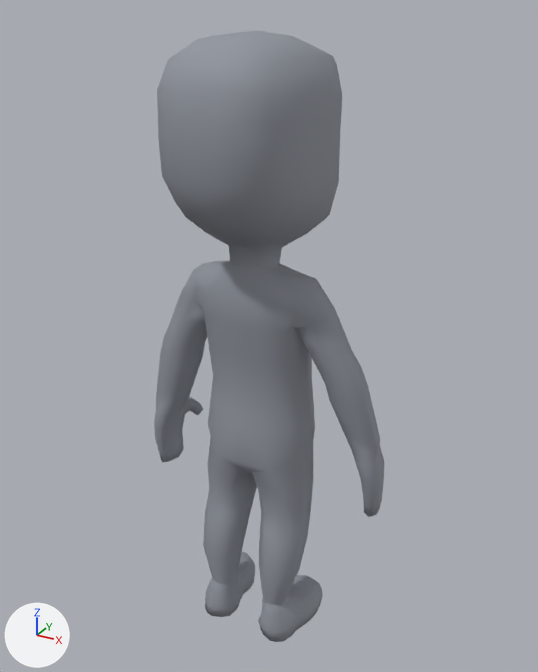
A saved change to the glTF model unity/Assets/Art/EarlyGame/staff-kit/staff-researcher-idle.glb.
One viewpoint serves both versions: a 50 mm camera at (0.93, -1.377, 1.766) aimed at (0.011, 0.294, 0.931). The lights are fixed; the arrows at lower left show +X, +Y and +Z. The first picture is the older version. Where no turn or scale is listed for an object, it has been applied to the vertices.

The older version as bpy lines, for what is in view:
```python
me_charactermedium_001 = bpy.data.meshes.new('characterMedium.001')
me_charactermedium_001.from_pydata(...)  # 882 vertices, 1760 faces; spans x -0.36..0.36, y -0.24..0.23, z 0.0..1.72
me_charactermedium_001.materials.append(mat_researchersole)  # grey #90959e
ob_kenneyresearcherstock = bpy.data.objects.new('KenneyResearcherStock', me_charactermedium_001)
ob_kenneyresearcherstock.location = (0.0, 0.244, 0.0)
```
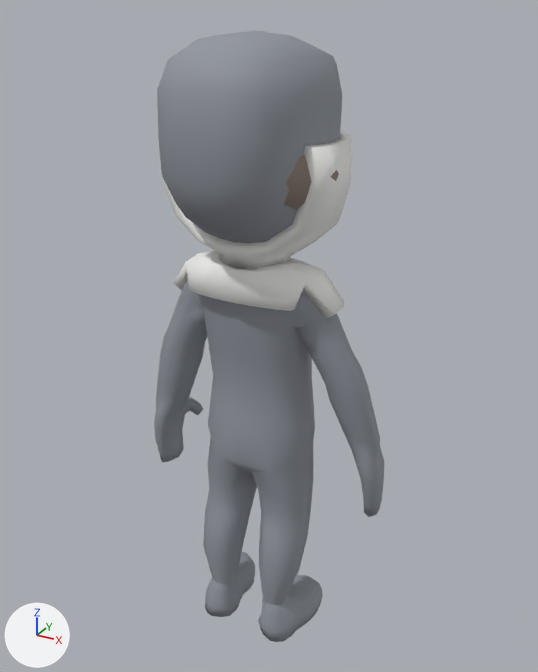
Location of each change, (x1, y1, x2, y2) in pixels of the pictures (538 x 672 px):
'ResearcherLabCoat', added: after (160, 131, 353, 319)
'ResearcherHairCap', added: after (284, 156, 339, 210)

The change, as a list of edits to the scene's bpy script:
```text
Add mat_researcherlabcoatgeo:
    mat_researcherlabcoatgeo = principled_material('ResearcherLabCoatGeo')
    mat_researcherlabcoatgeo.base_color = (0.894, 0.89, 0.867)  # white #f3f2ef
    mat_researcherlabcoatgeo.roughness = 0.68
Add mat_researcherhaircapmat:
    mat_researcherhaircapmat = principled_material('ResearcherHairCapMat')
    mat_researcherhaircapmat.base_color = (0.26, 0.2, 0.17)  # brown #8b7c73
    mat_researcherhaircapmat.roughness = 0.55
Add me_researcherlabcoatmesh:
    me_researcherlabcoatmesh.from_pydata(...)  # 242 vertices, 484 faces; spans x -0.248..0.248, y -0.127..0.263, z 1.052..1.486
    me_researcherlabcoatmesh.materials.append(mat_researcherlabcoatgeo)  # white #f3f2ef
Add me_sphere_1:
    me_sphere_1.from_pydata(...)  # a UV sphere (12 segments, 8 rings, poles along z) spanning x -0.23..0.23, y -0.22..0.196, z 1.275..1.546
    me_sphere_1.materials.append(mat_researcherhaircapmat)  # brown #8b7c73
Add ob_researcherlabcoat:
    ob_researcherlabcoat = bpy.data.objects.new('ResearcherLabCoat', me_researcherlabcoatmesh)
    ob_researcherlabcoat.location = (0.0, 0.244, 0.0)
Add ob_researcherhaircap:
    ob_researcherhaircap = bpy.data.objects.new('ResearcherHairCap', me_sphere_1)
    ob_researcherhaircap.location = (0.0, 0.244, 0.0)
```
